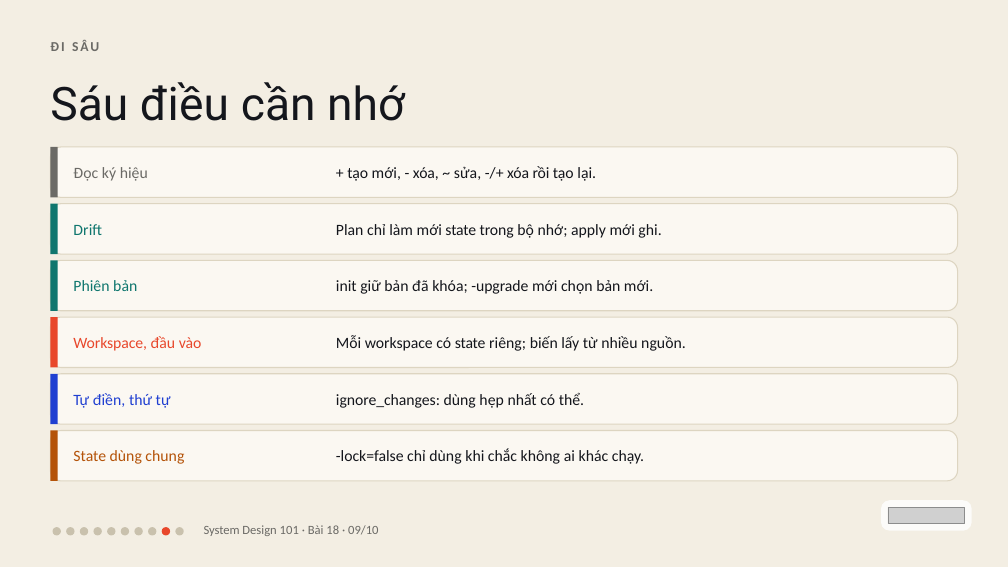
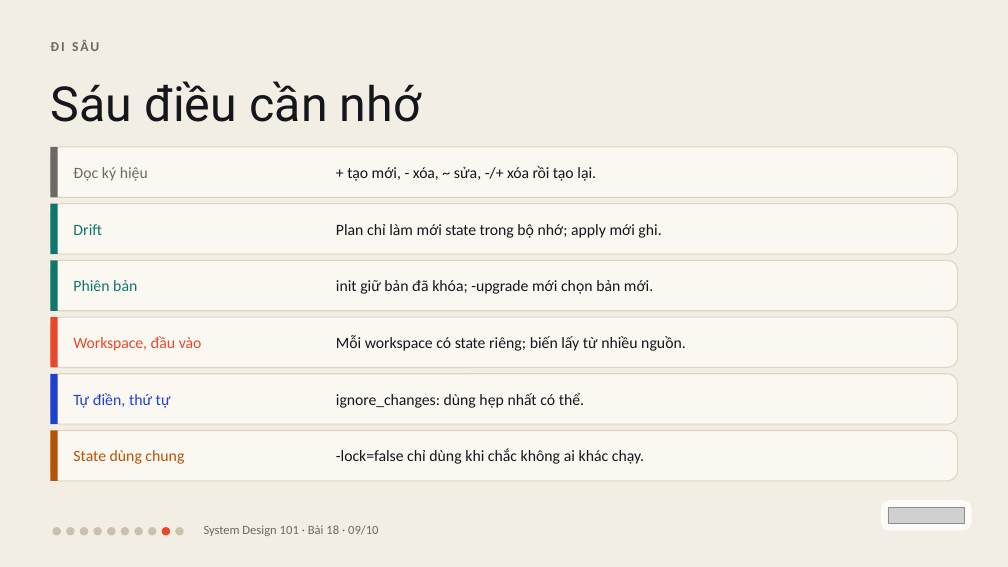
Before and after one commit to vohoailinh90/tool-marketing-studio, a slide deck: slide 9 of system-design-101/vi/lessons/sd-13-018/slides/sd-13-018.pptx. Drawn at 1008x567 pixels with LibreOffice and Linux fonts; fonts in the diff are those of the drawing; grey boxes stand for pictures. Boxes give left, top, right and bottom in pixels: in the first picture for what was removed or moved away, otherwise in the second. Text is boxed around its words. In the diff, an @@ line names an element or a change of style, - is before the commit and + after.

```diff
--- a/system-design-101/vi/lessons/sd-13-018/slides/sd-13-018.pptx
+++ b/system-design-101/vi/lessons/sd-13-018/slides/sd-13-018.pptx
@@ text "Sáu điều cần nhớ" at (50, 81, 421, 122): size 66 to 69 pt; letter spacing 0.2 to 0.3 pt in "điều" @@
```
Also in this commit, not shown: 2 other slides changed, 8 other files.
